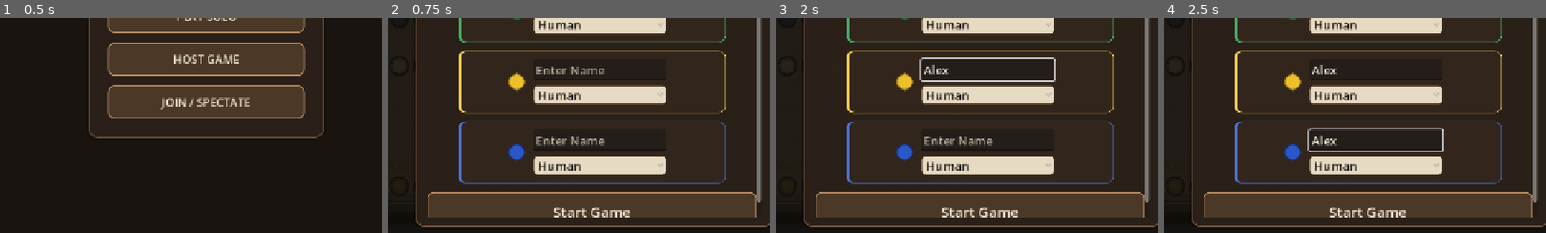
Above: before the commit, frames 1-4 (left to right).
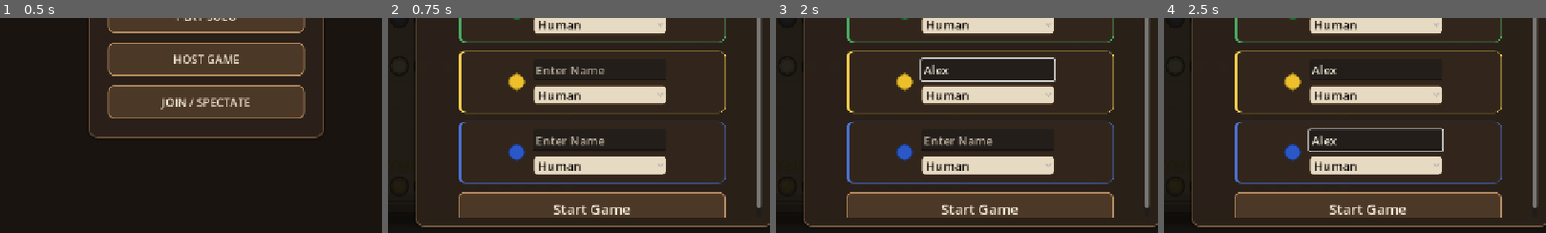
Above: after the commit, the same moments.

Repository: ItsTheMcCoy/wahoo-app
Game: Godot game, scene res://scenes/HomeScreen.tscn
Two runs of this game, one before a commit and one after it. Both use one fixed random seed, a clock stepped at 60 frames per second and the inputs below.
Inputs (mouse positions are % of the whole screen's width and height, from its top left):
- Up to frame 1 (0.5 s): no input
- Up to frame 2 (0.75 s): click "PLAY SOLO" at 0.5 s
- Up to frame 3 (2 s): click (51, 29) at 1.27 s; type "Alex" at 1.35 s; click (51, 46) at 1.5 s; type "Alex" at 1.58 s; click (51, 62) at 1.73 s; type "Alex" at 1.82 s
- Up to frame 4 (2.5 s): click (51, 78) at 2.02 s; type "Alex" at 2.1 s
The pictures show only the part of the screen within x 23-73%, y 50-100%; the shares and areas given below are measured in that part.

Frame 1 is identical in both runs. In frame 2, 2.7% of the frame differs, in the area x 10-98%, y 80-93%; in frame 3, 2.7%; in frame 4, 2.7%.

Commit message:
Match Start button width to player cards; reduce height 15%
Co-Authored-By: Claude Sonnet 4.6 <noreply@anthropic.com>

Diff:
--- a/godot/scripts/main.gd
+++ b/godot/scripts/main.gd
@@ -790,7 +790,8 @@
 		field.size_flags_horizontal = Control.SIZE_SHRINK_BEGIN
 		field.add_theme_font_size_override("font_size", field_font)
 
-	_start_button.custom_minimum_size = Vector2(0, roundi(68.0 * ui_scale))
+	_start_button.custom_minimum_size = Vector2(card_w, roundi(68.0 * 0.85 * ui_scale))
+	_start_button.size_flags_horizontal = Control.SIZE_SHRINK_CENTER
 	_start_button.add_theme_font_size_override("font_size", roundi(24.0 * ui_scale))
 
 func _on_start_pressed() -> void:
Not shown, changed: godot/build/web/index.html
Not shown, changed: godot/build/web/index.pck
